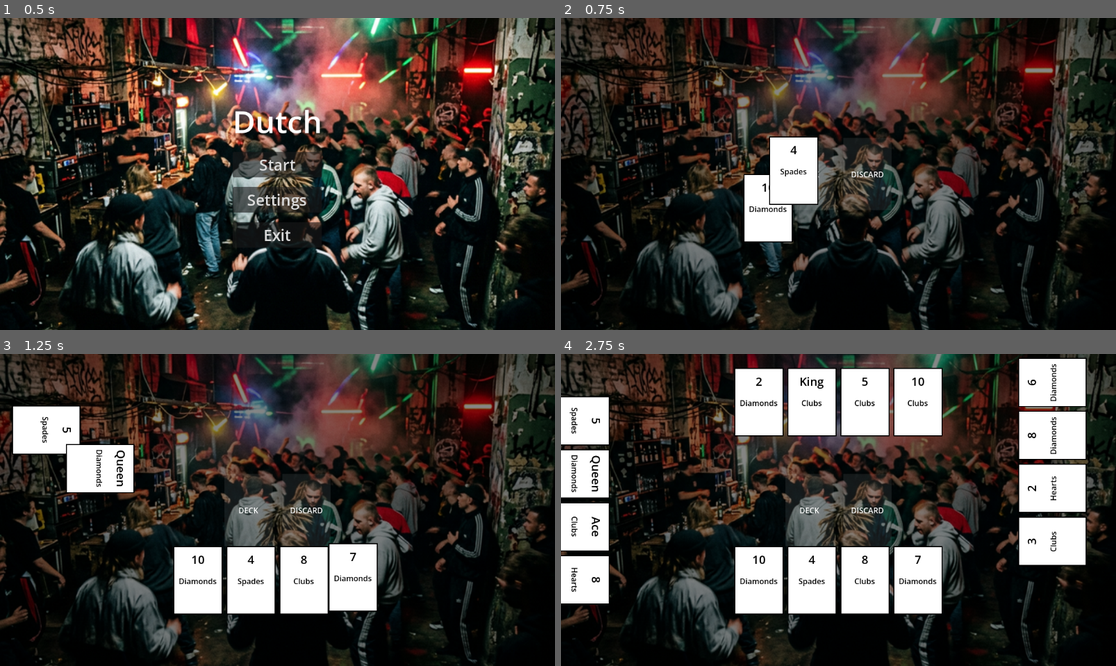
Above: before the commit, frames 1-4 (two rows, left to right).
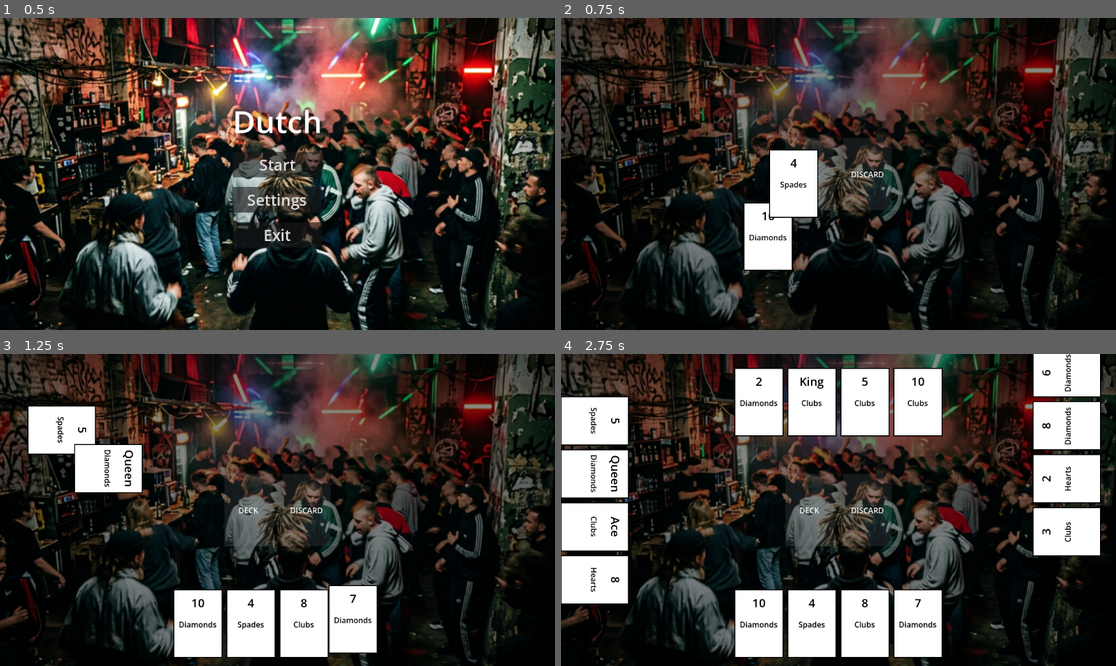
Above: after the commit, the same moments.

Repository: DinVin24/dutch
Game: Godot game, scene res://main_menu.tscn
The game is run twice, just before and just after one commit, with the same random seed, the same clock (stepped at 60 frames per second) and the same inputs.
Inputs (mouse positions are in pixels of both pictures, inside the frame that each line leads up to):
- Up to frame 1 (0.5 s): no input
- Up to frame 2 (0.75 s): click "Start" at 0.5 s
- Up to frame 3 (1.25 s): no input
- Up to frame 4 (2.75 s): move the mouse to (760, 581) at 1.27 s; click (760, 581) at 1.42 s; move the mouse to (810, 581) at 2.02 s; click (810, 581) at 2.17 s

Frame 1 is identical in both runs. In frame 2, 2.2% of the frame differs, in the area x 32-47%, y 37-82%; in frame 3, 11%; in frame 4, 18%, in the area x 0-98%, y 0-98%.

Commit message:
Fine-tune card positioning for all players

Diff:
--- a/game_board.gd
+++ b/game_board.gd
@@ -53,15 +53,21 @@
 		if is_vertical:
 			# For vertical layouts, center the spread around the marker's Y
 			var start_y = marker.global_position.y - (total_spread / 2.0)
-			# Move Right side slightly lower as per user request (added 20px)
+
+			var x_pos = marker.global_position.x
 			if marker == player_pos_right:
-				start_y += 20
-			start_pos = Vector2(marker.global_position.x, start_y)
+				# Center them better and move more right (shifted +30px X, removed the test +20px Y)
+				x_pos += 30
+			elif marker == player_pos_left:
+				# Move a bit more to the right (shifted +40px X)
+				x_pos += 40
+
+			start_pos = Vector2(x_pos, start_y)
 		else:
 			# For horizontal layouts (Top/Bottom), center around marker's X
 			var start_x = marker.global_position.x - (total_spread / 2.0)
-			# Offset from markers slightly
-			var y_offset = -70 if marker == player_pos_bottom else 0
+			# Move bottom player lower (changed -70 to +20)
+			var y_offset = 20 if marker == player_pos_bottom else 0
 			start_pos = Vector2(start_x, marker.global_position.y + y_offset)
 
 		for i in range(cards_per_player):
